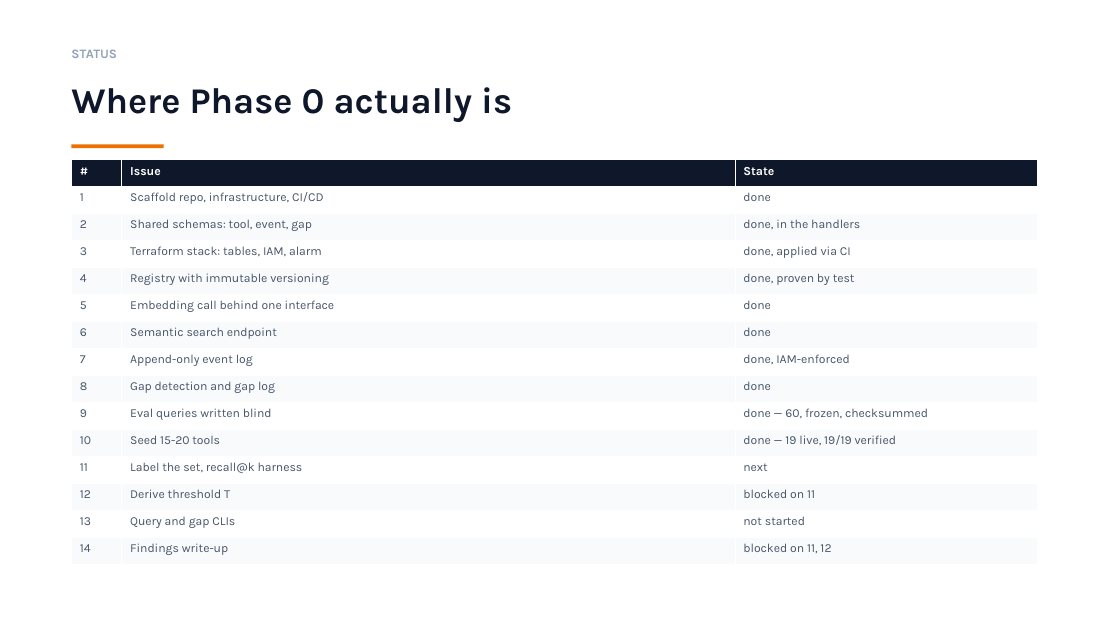
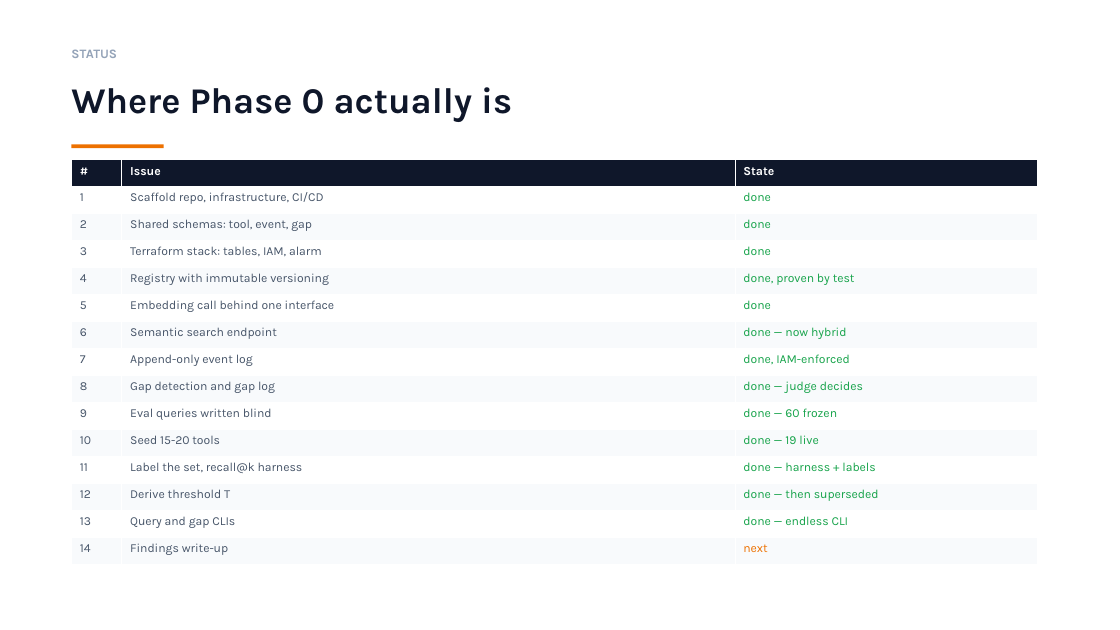
Before and after one commit to Endlessandothers/Endlessproject, a slide deck: slide 41 of docs/plans/endless-phase-0-v3.pptx. Drawn at 1120x630 pixels with LibreOffice and Linux fonts; fonts in the diff are those of the drawing. Boxes give left, top, right and bottom in pixels: in the first picture for what was removed or moved away, otherwise in the second. Text is boxed around its words. In the diff, an @@ line names an element or a change of style, - is before the commit and + after.

```diff
--- a/docs/plans/endless-phase-0-v3.pptx
+++ b/docs/plans/endless-phase-0-v3.pptx
@@ table at bbox=[71, 160, 1038, 565] @@
-row 3, column 3: done, in the handlers
+row 3, column 3: done
-row 4, column 3: done, applied via CI
+row 4, column 3: done
-row 7, column 3: done
+row 7, column 3: done — now hybrid
-row 9, column 3: done
+row 9, column 3: done — judge decides
-row 10, column 3: done — 60, frozen, checksummed
+row 10, column 3: done — 60 frozen
-row 11, column 3: done — 19 live, 19/19 verified
+row 11, column 3: done — 19 live
-row 12, column 3: next
+row 12, column 3: done — harness + labels
-row 13, column 3: blocked on 11
+row 13, column 3: done — then superseded
-row 14, column 3: not started
+row 14, column 3: done — endless CLI
-row 15, column 3: blocked on 11, 12
+row 15, column 3: next
@@ text colour #475569 to #16A34A in "done", "done, proven by test", "done", "done, IAM-enforced" @@
```
Also in this commit, not shown: 1 other slide changed, 8 slides added.
